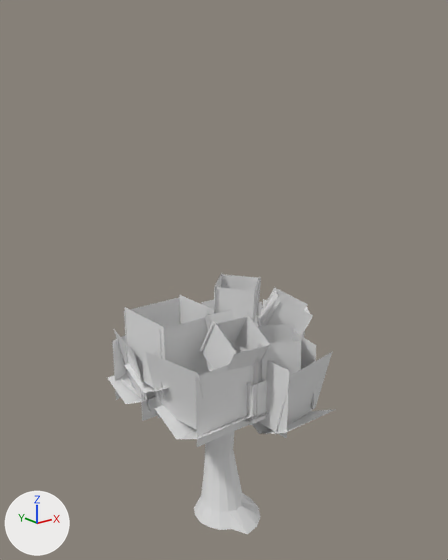
What one commit did to the Blender file Models/Foliage/tree_Noah.blend.
Rendered twice from a 50 mm lens placed at (-27.9, -34.7, 33.8), pointed at (0.7, 1.1, 19.5). The axes (+X, +Y, +Z) are drawn at lower left. The lights are the same throughout. Materials are left out; every surface is plain grey.

Script lines for the objects in view, before the commit:
```python
me_cylinder_000 = bpy.data.meshes.new('Cylinder.000')
me_cylinder_000.from_pydata(...)  # 846 vertices, 717 faces; spans x -6.9..7.2, y -7.5..9.3, z -0.5..20.2
me_cylinder_000.materials.append(mat_textures_treebark_noah_tif)
ob_cylinder_001 = bpy.data.objects.new('Cylinder.001', me_cylinder_000)
ob_cylinder_001.location = (0.0, 0.0, 0.0)
```
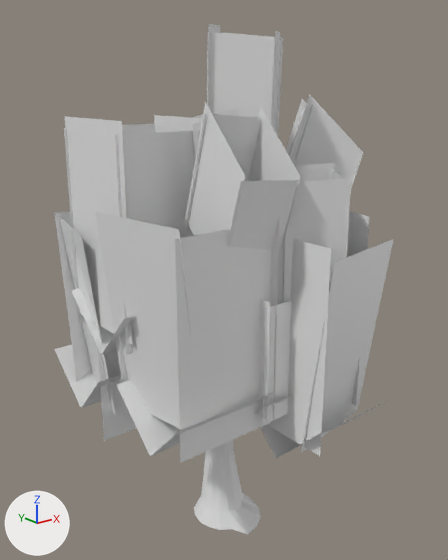
Location of each change, (x1, y1, x2, y2) in pixels of the pictures (448 x 560 px; the box of a moved part takes in the faces that stretch with it):
'Cylinder.001', reshaped (49% wider, 95% taller): before (108, 273, 336, 534); after (54, 24, 394, 534)
part 1 of me_cylinder_000, moved or reshaped: before (252, 409, 336, 434); after (260, 400, 389, 458)
part 2 of me_cylinder_000, moved or reshaped: before (154, 405, 256, 439); after (117, 380, 275, 457)
part 3 of me_cylinder_000, moved or reshaped: before (124, 364, 166, 393); after (71, 288, 135, 355)
part 4 of me_cylinder_000, moved or reshaped: before (108, 373, 156, 404); after (54, 345, 121, 408)
part 5 of me_cylinder_000, moved or reshaped: before (246, 413, 268, 421); after (257, 395, 293, 413)
part 6 of me_cylinder_000, moved or reshaped: before (112, 273, 333, 447); after (55, 24, 394, 463)

The change in detail:
me_cylinder_000 is used by ob_cylinder_001; location (0.0, 0.0, 0.0).
me_cylinder_000 had 846 vertices, 717 faces and spanned x -6.9..7.2, y -7.5..9.3, z -0.5..20.2.
me_cylinder_000 now has 846 vertices, 717 faces and spans x -10.1..10.3, y -10.9..13.3, z -0.5..37.8.
me_cylinder_000 part 1: the loose piece of 6 vertices spanning x -0.7..4.9, y -7.5..-2.1, z 9.1..10.7 is scaled about its middle by (1.45, 1.45, 2.68), then moved by (0.9, -2.3, 0.4).
me_cylinder_000 part 2: the loose piece of 6 vertices spanning x -6.6..-1.0, y -5.3..0.0, z 9.9..11.4 is scaled about its middle by (1.45, 1.45, 2.68), then moved by (-1.8, -1.3, 1.7).
me_cylinder_000 part 3: the loose piece of 6 vertices spanning x -6.7..-1.1, y -1.2..4.2, z 11.9..13.4 is scaled about its middle by (1.45, 1.45, 2.68), then moved by (-1.8, 0.5, 5.0).
me_cylinder_000 part 4: the loose piece of 6 vertices spanning x -6.5..-0.9, y 2.1..7.4, z 9.5..11.1 is scaled about its middle by (1.45, 1.45, 2.68), then moved by (-1.7, 2.0, 1.0).
me_cylinder_000 part 5: the loose piece of 6 vertices spanning x -2.0..1.2, y -5.4..-2.3, z 10.3..11.2 is scaled about its middle by (1.45, 1.45, 2.68), then moved by (-0.3, -1.8, 1.8).
me_cylinder_000 part 6: 224 of 846 vertices moved; they spanned x -6.9..7.2, y -7.4..9.3, z 8.9..20.2 and now span x -10.1..10.3, y -10.8..13.3, z 7.7..37.8; mean shift (0.0, -0.1, 7.6); largest move (0.6, 1.2, 20.2) -> (0.8, 1.6, 37.8).
